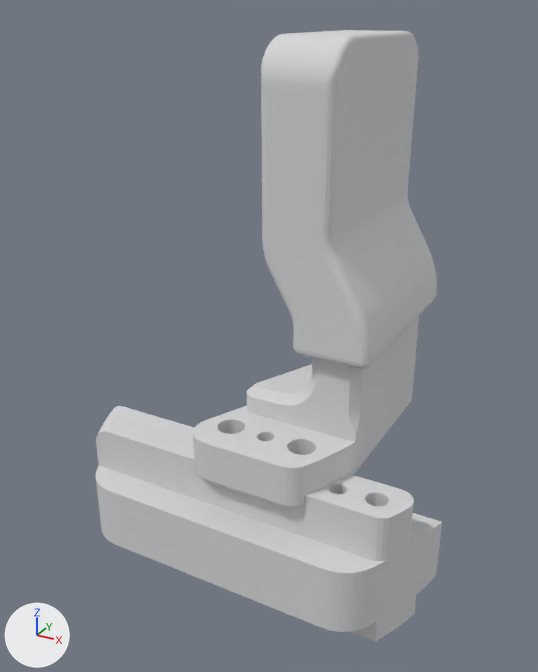
Before and after pictures for a commit that changed the glTF model cel/hand_e_vinger_plus.glb.
Rendered twice from a camera (50 mm lens) standing at (0.0449, -0.0795, 0.1677) and looking at (0.0057, -0.0082, 0.1321). Lighting does not change. The marker at lower left points along +X, +Y and +Z. The picture after the commit comes second.

Objects in the first picture: 'geometry_0', 'geometry_2', 'geometry_3', 'geometry_4'.
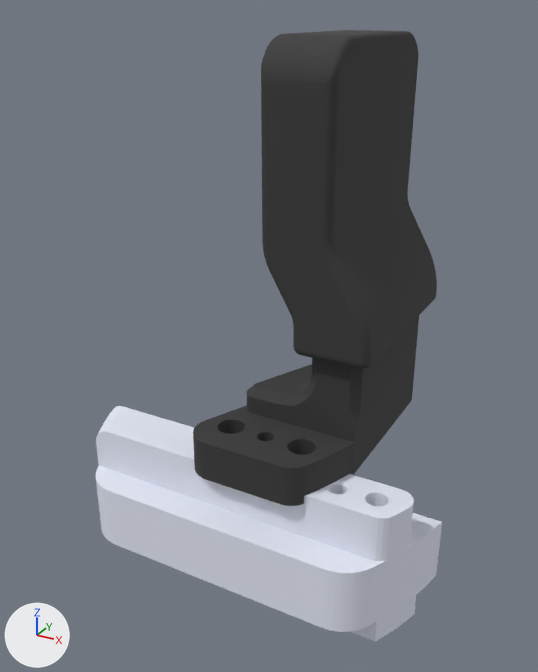
The newer file is also turned or shifted as a whole; pictures and numbers use the older file's frame.

Pixel boxes (x1, y1, x2, y2) of what changed, in the pictures (538 x 672 px):
'geometry_3', recoloured (light grey to dark grey): (261, 30, 437, 369) in both
'geometry_2', recoloured (light grey to white): (96, 406, 442, 641) in both
'geometry_4', recoloured (light grey to dark grey): (193, 316, 419, 506) in both
'geometry_0', recoloured: (363, 491, 391, 508) in both

The edits, one by one:
Material 'Material_0' (mat_material_0) changes colour from light grey #d5d6d8 to white #e6eaf7; in linear values from (0.667, 0.675, 0.686) to (0.792, 0.82, 0.933).
Material 'Material_1' (mat_material_1) is new.
Its base color is (0.0392, 0.0392, 0.0392) (dark grey #383838).
Its roughness is 0.85.
me_geometry_3 has 2197 vertices, 4436 faces and spans x 0.0077..0.0206, y -0.0142..0.0098, z 0.1332..0.1655.
me_geometry_3 no longer uses material mat_material_0 (light grey #d5d6d8).
me_geometry_3 gains material mat_material_1 (dark grey #383838).
me_geometry_4 has 1516 vertices, 3099 faces and spans x 0.0016..0.0191, y -0.0209..0.0083, z 0.119..0.164.
me_geometry_4 no longer uses material mat_material_0 (light grey #d5d6d8).
me_geometry_4 gains material mat_material_1 (dark grey #383838).
